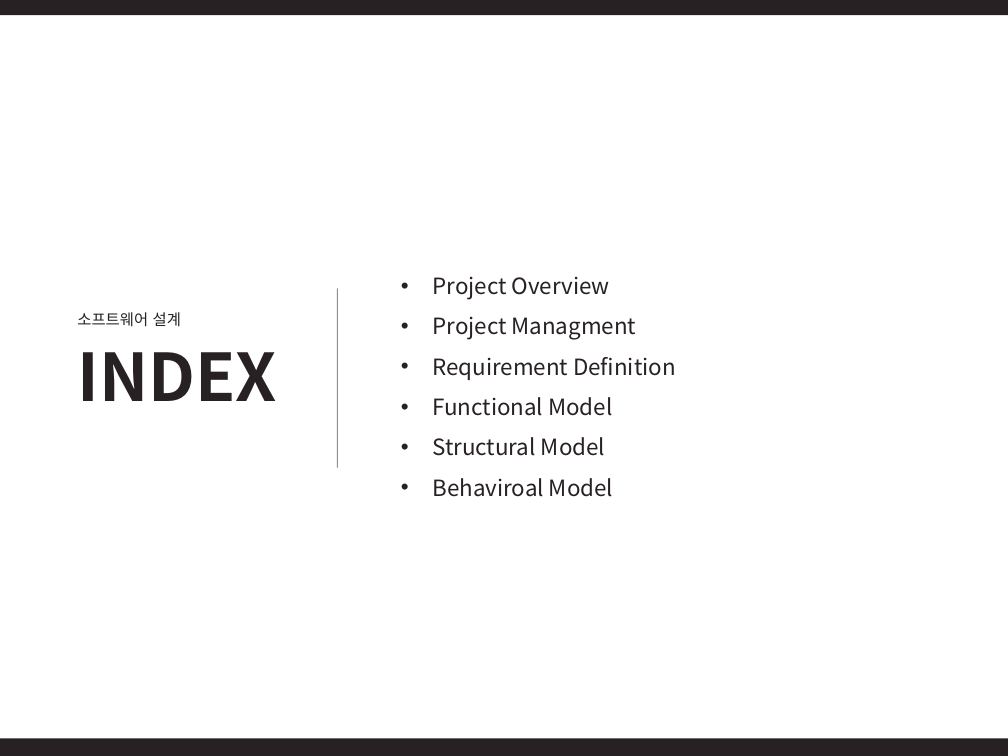
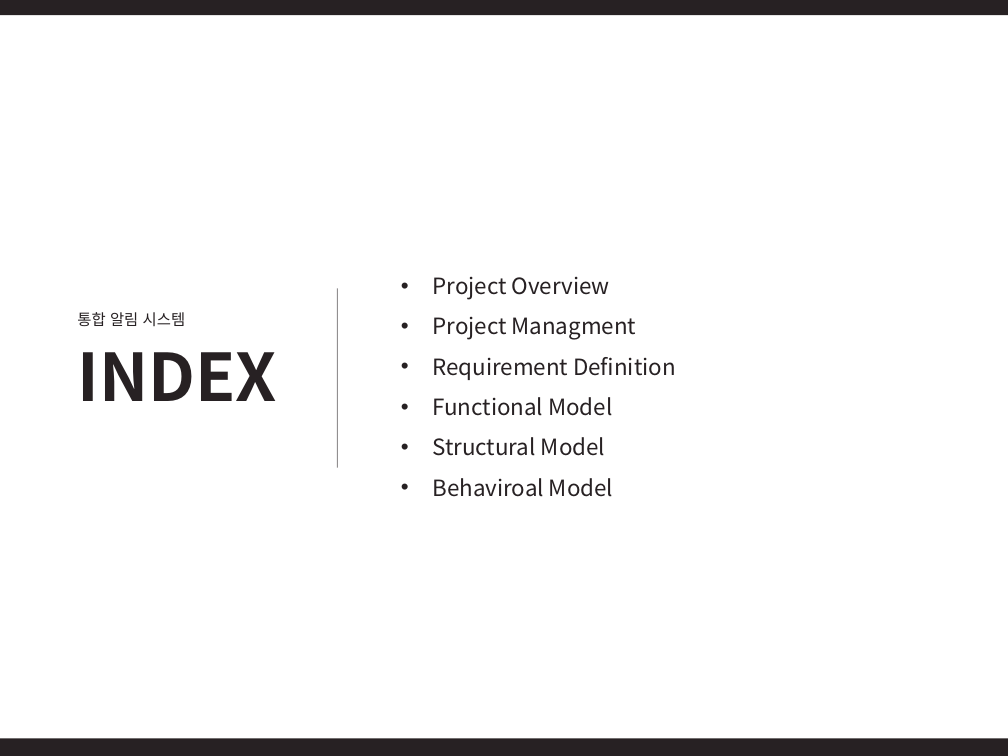
Before and after one commit to JoDongHyuen/KNUSD-20202-Team1, a slide deck: slide 1 of 11월 9일 회의내용/시스템 상세설계.pptx. Drawn at 1008x756 pixels with LibreOffice and Linux fonts; fonts in the diff are those of the drawing. Boxes give left, top, right and bottom in pixels: in the first picture for what was removed or moved away, otherwise in the second. Text is boxed around its words. In the diff, an @@ line names an element or a change of style, - is before the commit and + after.

```diff
--- a/11월 9일 회의내용/시스템 상세설계.pptx
+++ b/11월 9일 회의내용/시스템 상세설계.pptx
@@ text at (77, 312, 186, 326): text changed @@
-소프트웨어 설계
+통합 알림 시스템
```
Also in this commit, not shown: 24 other slides changed, 3 slides added.
